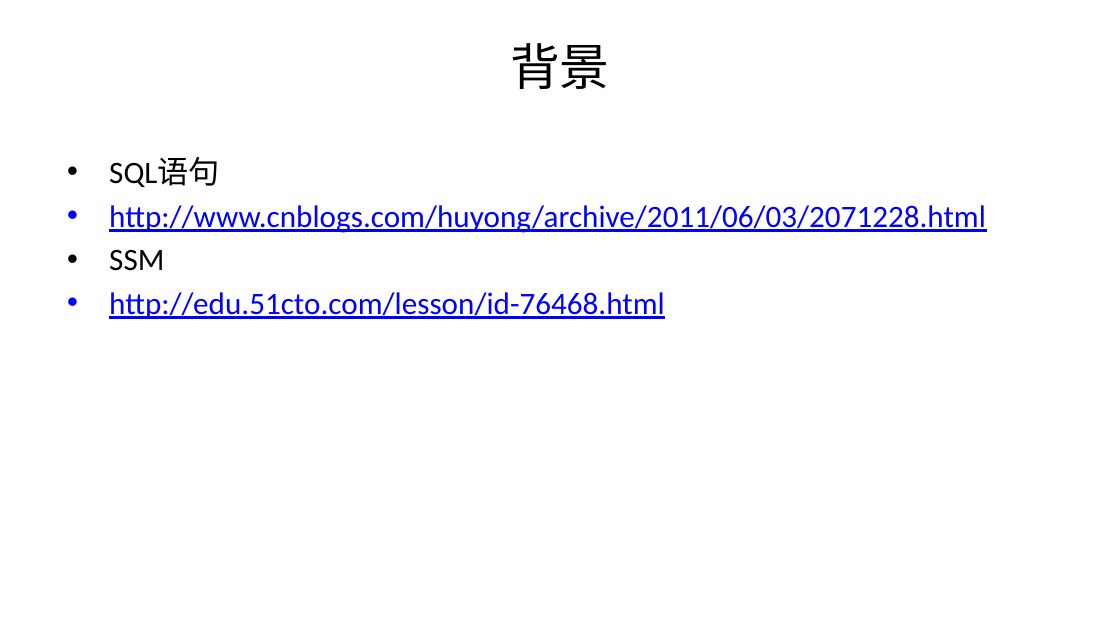
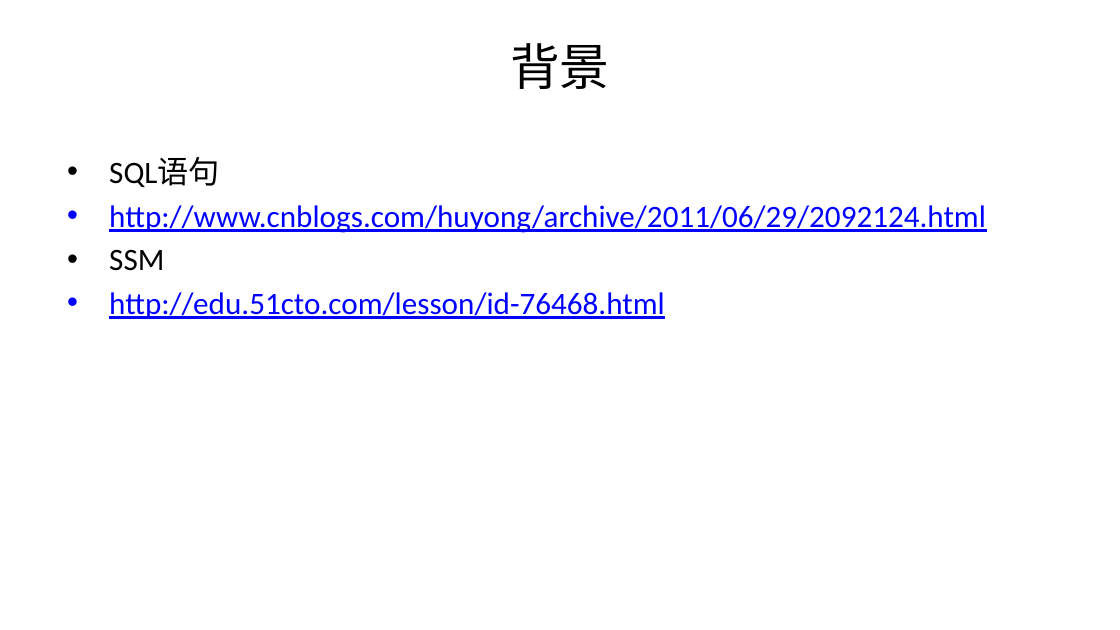
Before and after one commit to ppk5457/bestpay_repository, a slide deck: slide 2 of 培训课件/翼支付Java定制班-课程资源-0825.pptx. Drawn at 1120x630 pixels with LibreOffice and Linux fonts; fonts in the diff are those of the drawing; background and template pictures are left out. Boxes give left, top, right and bottom in pixels: in the first picture for what was removed or moved away, otherwise in the second. Text is boxed around its words. In the diff, an @@ line names an element or a change of style, - is before the commit and + after.

Commit message:
更新查询语句地址

```diff
--- a/培训课件/翼支付Java定制班-课程资源-0825.pptx
+++ b/培训课件/翼支付Java定制班-课程资源-0825.pptx
@@ text at [109,205,986,233]: text changed @@
-• http://www.cnblogs.com/huyong/archive/2011/06/03/2071228.html
+• http://www.cnblogs.com/huyong/archive/2011/06/29/2092124.html
```
